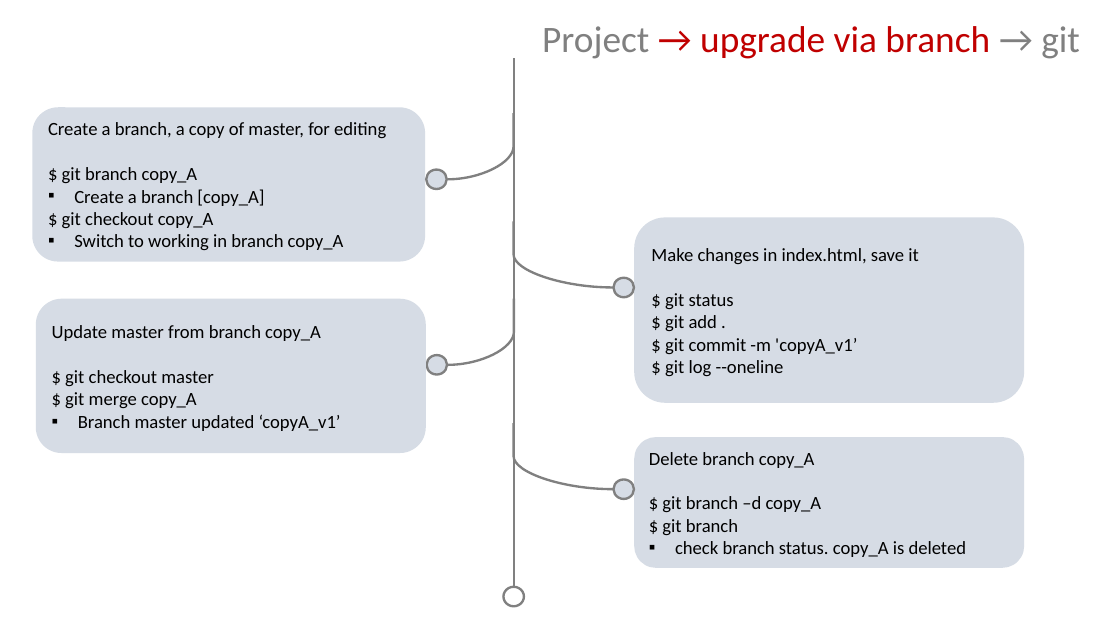
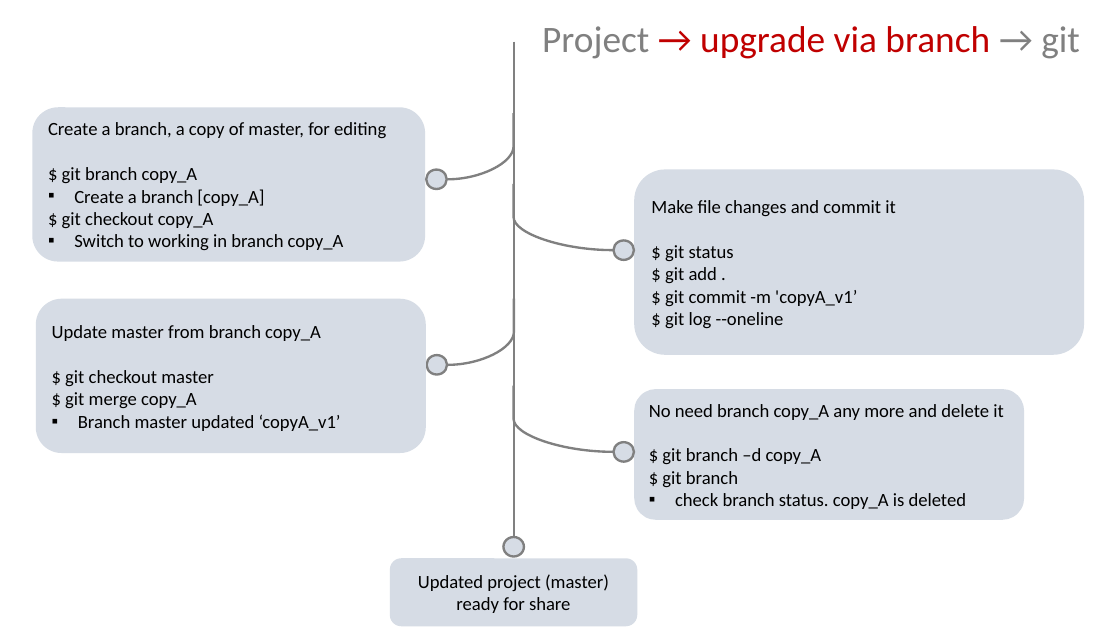
Before and after one commit to xlyuan2018/git_github_tutorial, a slide deck: slide 10 of Git_GitHub.pptx (slide 9 before the commit). Drawn at 1120x630 pixels with LibreOffice and Linux fonts; fonts in the diff are those of the drawing. Boxes give left, top, right and bottom in pixels: in the first picture for what was removed or moved away, otherwise in the second. Text is boxed around its words. In the diff, an @@ line names an element or a change of style, - is before the commit and + after.

Commit message:
test branch

```diff
--- a/Git_GitHub.pptx
+++ b/Git_GitHub.pptx
@@ line moved from (514, 58) - (514, 587) to (514, 42) - (514, 538) @@
@@ rounded rectangle "Make file changes and commit ...": place and size @@
-rounded rectangle "Make file changes and commit ..." at bbox=[634, 218, 1024, 403]
+rounded rectangle "Make file changes and commit ..." at bbox=[634, 170, 1085, 355]
@@ curved line moved from (513, 221) - (613, 287) to (513, 184) - (613, 250) @@
@@ text in rounded rectangle at bbox=[651, 200, 896, 216]: text changed @@
-Make changes in index.html, save it
+Make file changes and commit it
@@ ellipse: place and size @@
-ellipse at bbox=[613, 278, 634, 297]
+ellipse at bbox=[613, 240, 634, 260]
@@ curved line moved from (513, 423) - (613, 489) to (513, 386) - (613, 452) @@
@@ rounded rectangle "No need branch copy_A any ...": place and size @@
-rounded rectangle "No need branch copy_A any ..." at bbox=[634, 437, 1024, 568]
+rounded rectangle "No need branch copy_A any ..." at bbox=[634, 389, 1024, 520]
@@ text in rounded rectangle at bbox=[649, 404, 1004, 420]: text changed @@
-Delete branch copy_A
+No need branch copy_A any more and delete it
@@ ellipse: place and size @@
-ellipse at bbox=[613, 480, 634, 499]
+ellipse at bbox=[613, 442, 634, 461]
@@ ellipse: place and size @@
-ellipse at bbox=[503, 587, 523, 607]
+ellipse at bbox=[503, 537, 523, 556]
@@ ellipse at bbox=[503, 537, 523, 556]: fill none to #D6DCE5 @@
@@ rounded rectangle added at bbox=[390, 559, 638, 627], fill #D6DCE5, 16 pt, text #000000 @@
+Updated project (master) ready for share
```
Also in this commit, not shown: 17 other slides changed, 1 slide added, 5 slides removed, 2 other files.
